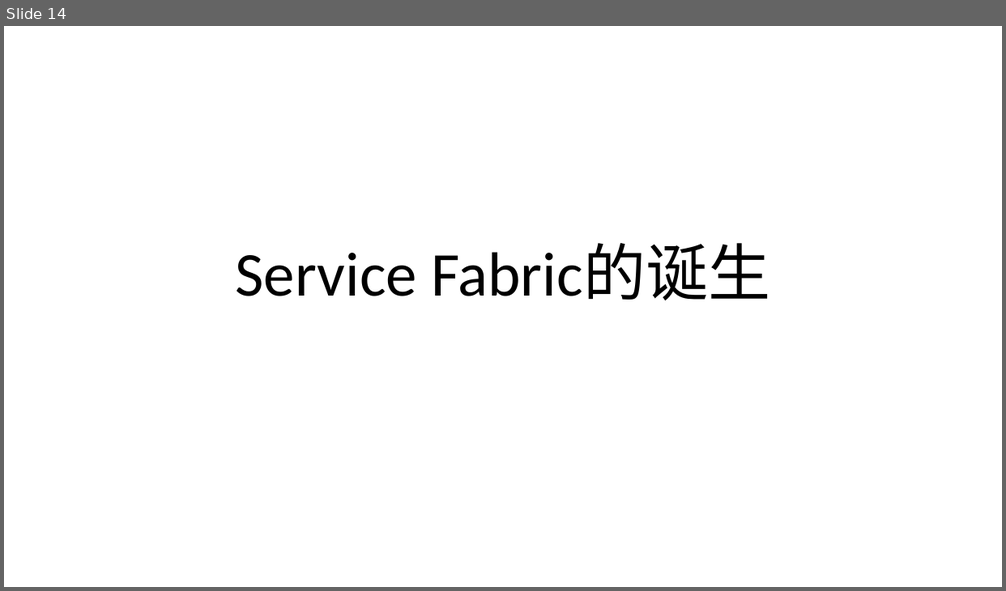
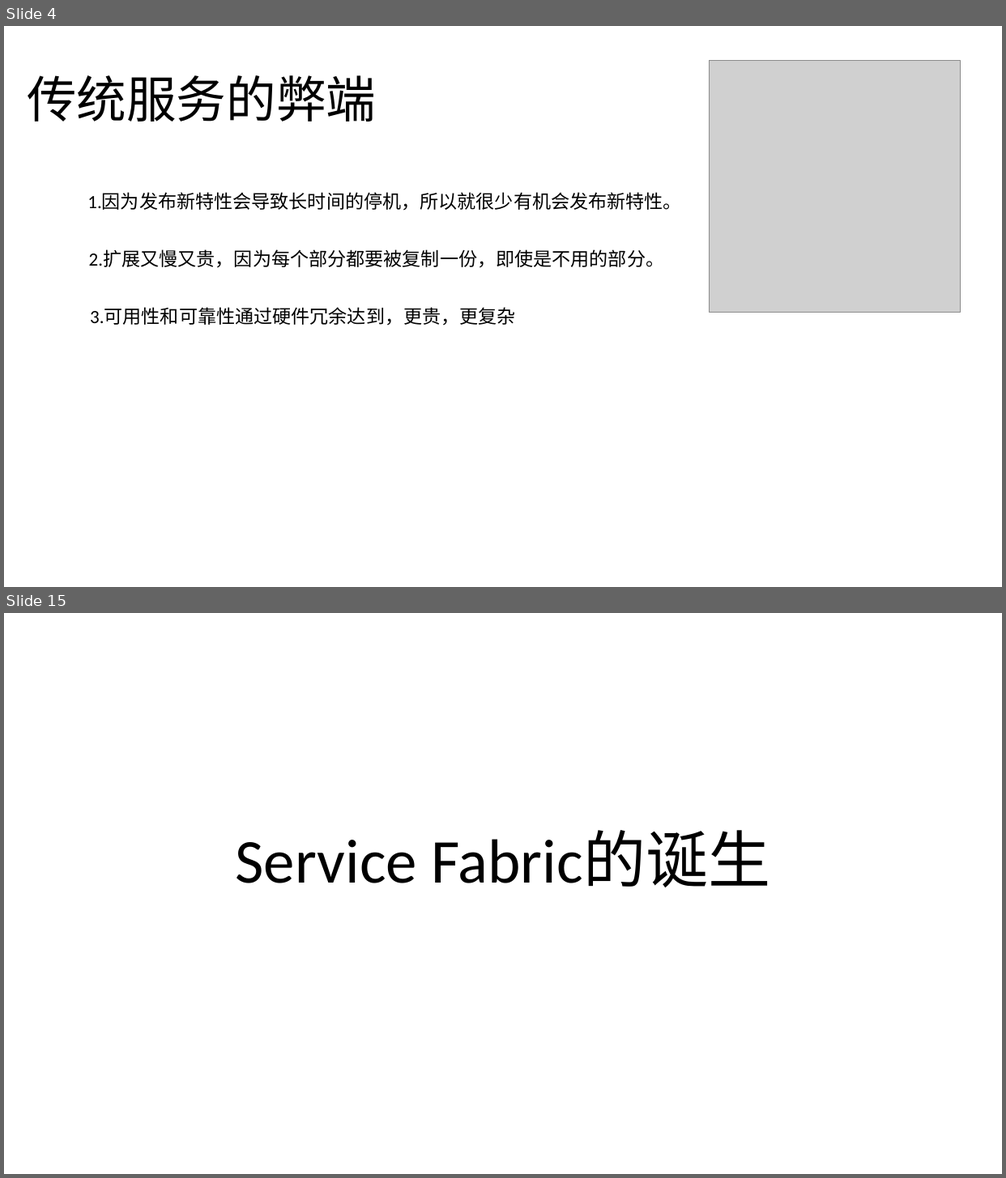
Before and after one commit to FredJiangFei/MyDocuments, a slide deck: 工作/Service Fabric/Service Fabric.pptx. Shown one above the other, each under a label of ours: slide 14 before the commit, slides 4 and 15 after it; the slides between them are not shown. The pictures are 1006x591 and 1006x1178 pixels, drawn with LibreOffice and Linux fonts; fonts in the diff are those of the drawing; grey boxes stand for pictures. Boxes give left, top, right and bottom in pixels: in the first picture for what was removed or moved away, otherwise in the second. Text is boxed around its words. In the diff, an @@ line names an element or a change of style, - is before the commit and + after.

```diff
--- a/工作/Service Fabric/Service Fabric.pptx
+++ b/工作/Service Fabric/Service Fabric.pptx
@@ slide 4 added at bbox=[4, 26, 1002, 587], background #FFFFFF @@
@@ picture added at bbox=[710, 61, 960, 312] @@
@@ title added at bbox=[27, 75, 376, 122], 48 pt, text #000000 @@
+传统服务的弊端
@@ text added at bbox=[87, 193, 682, 211], 18 pt, text #000000 @@
+1.因为发布新特性会导致长时间的停机，所以就很少有机会发布新特性。
@@ text added at bbox=[89, 250, 665, 268], 18 pt, text #000000 @@
+2.扩展又慢又贵，因为每个部分都要被复制一份，即使是不用的部分。
@@ text added at bbox=[90, 308, 516, 326], 18 pt, text #000000 @@
+3.可用性和可靠性通过硬件冗余达到，更贵，更复杂
@@ what was slide 14 is now slide 15 @@
```
Also in this commit, not shown: 6 slides changed, 6 other slides added, 6 slides removed.
